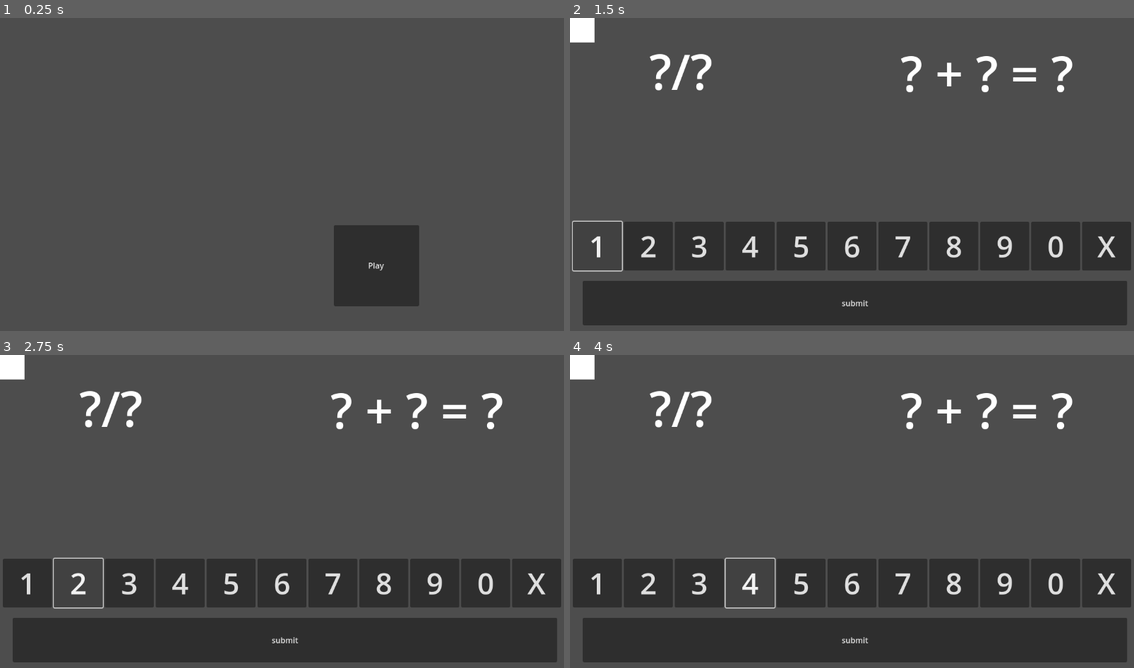
Above: before the commit, frames 1-4 (two rows, left to right).
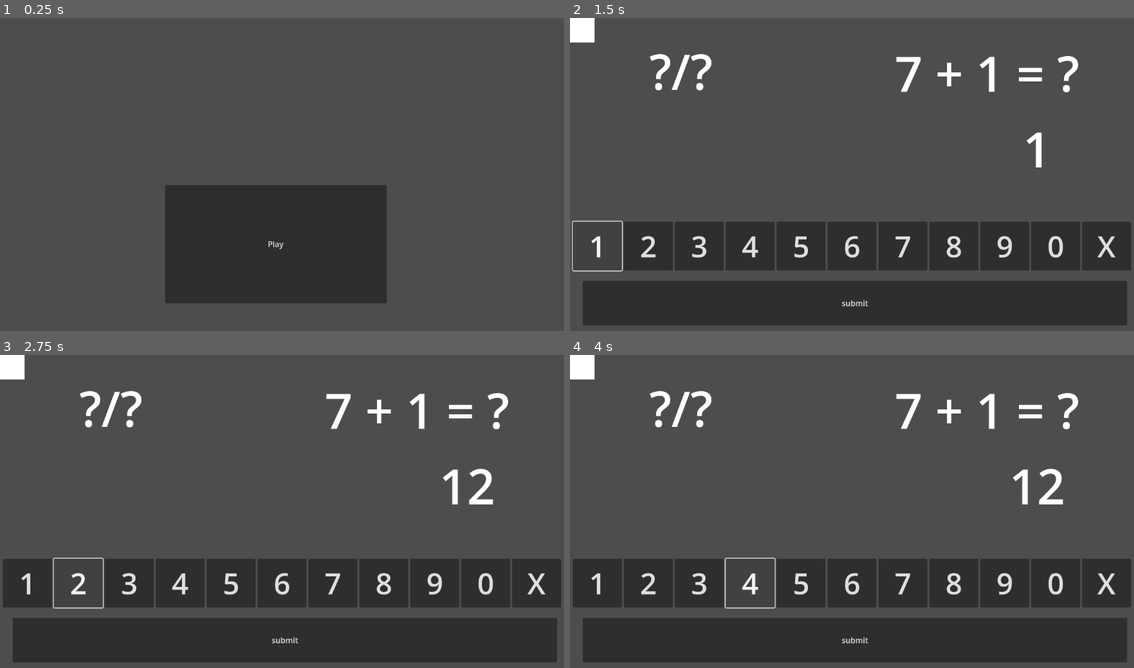
Above: after the commit, the same moments.

Repository: phunnnnnn/is-project
Game: Godot game, scene res://scenes/scene-home.tscn
The game is run twice, just before and just after one commit, with the same random seed, the same clock (stepped at 60 frames per second) and the same inputs.
Inputs:
- Up to frame 1 (0.25 s): no input
- Up to frame 2 (1.5 s): click "Play" at 0.5 s; click "1" at 1.25 s
- Up to frame 3 (2.75 s): click "2" at 2 s
- Up to frame 4 (4 s): click "3" at 2.75 s; click "4" at 3.5 s

The runs differ from the first frame. In frame 1, 14% of the frame differs, in the area x 29-75%, y 53-93%; in frame 2, 0.8%; in frame 3, 1.1%; in frame 4, 1.1%.
Error before the commit: Invalid assignment of property or key 'text' with value of type 'String' on a base object of type 'null instance'. (res://scripts/script-main.gd:132)

Commit message:
little restructure

Diff:
--- a/scenes/scene-home.tscn
+++ b/scenes/scene-home.tscn
@@ -7,10 +7,10 @@
 
 [node name="ButtonPlay" type="Button" parent="."]
 unique_name_in_owner = true
-offset_left = 682.0
-offset_top = 424.0
-offset_right = 856.0
-offset_bottom = 590.0
+offset_left = 337.0
+offset_top = 342.0
+offset_right = 790.0
+offset_bottom = 584.0
 text = "Play
 "
 
--- a/scenes/scene-main.tscn
+++ b/scenes/scene-main.tscn
@@ -11,7 +11,7 @@
 offset_right = 40.0
 offset_bottom = 40.0
 
-[node name="lableQuestion" type="Label" parent="Control"]
+[node name="LableQuestion" type="Label" parent="Control"]
 unique_name_in_owner = true
 layout_mode = 0
 offset_left = 569.0
@@ -22,7 +22,7 @@
 text = "? + ? = ?"
 horizontal_alignment = 1
 
-[node name="lableOutput" type="Label" parent="Control"]
+[node name="LableOutput" type="Label" parent="Control"]
 unique_name_in_owner = true
 layout_mode = 0
 offset_left = 803.0
@@ -32,7 +32,7 @@
 theme_override_font_sizes/font_size = 100
 horizontal_alignment = 1
 
-[node name="lablePoint" type="Label" parent="Control"]
+[node name="LablePoint" type="Label" parent="Control"]
 unique_name_in_owner = true
 layout_mode = 0
 offset_left = 76.0
